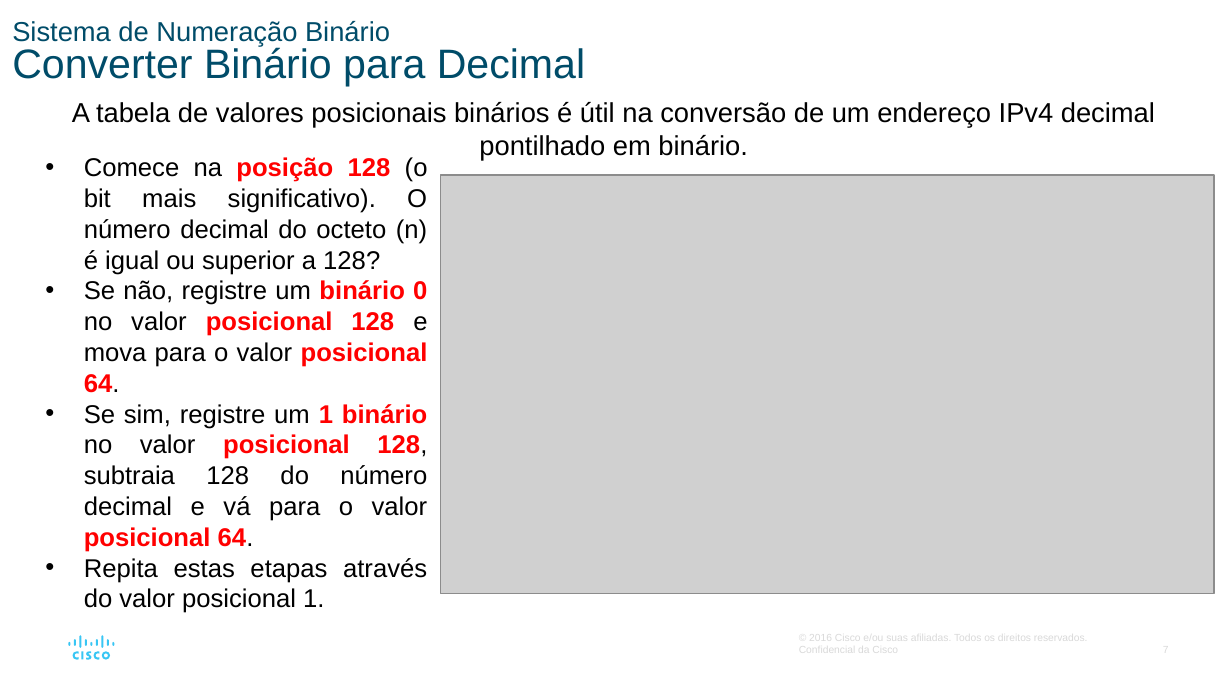
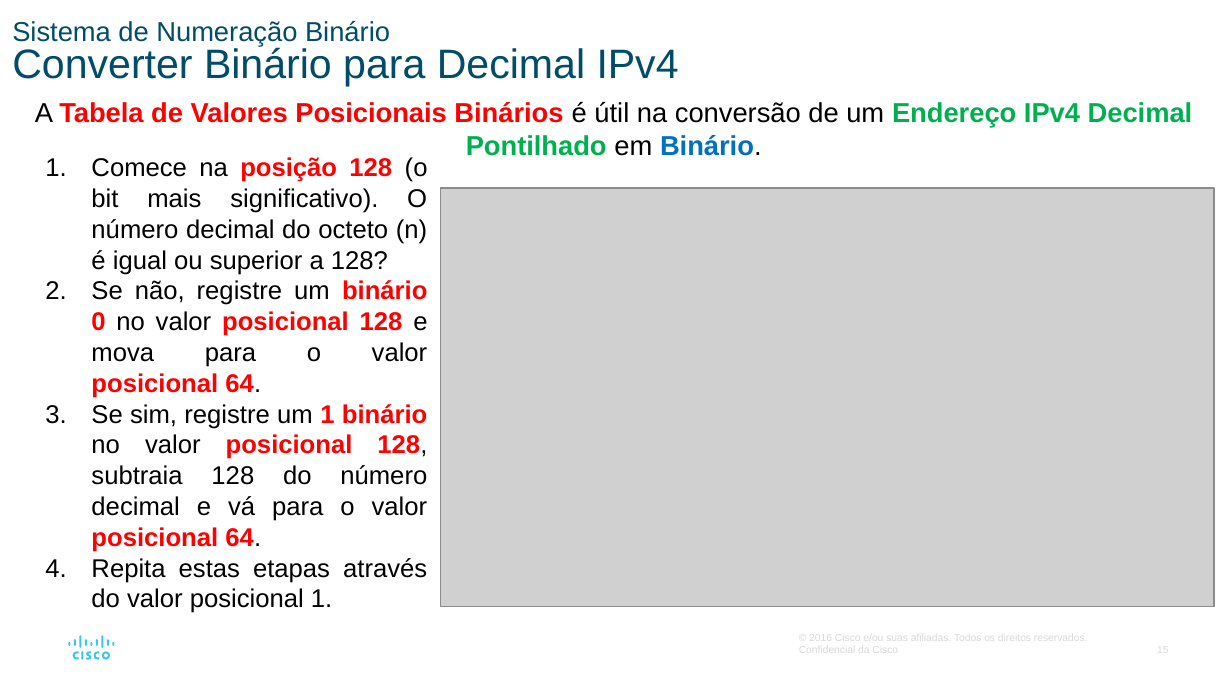
Before and after one commit to vaamonde/netacad, a slide deck: slide 15 of 02-CCNA-200-301-v7/01-CCNA-IntroducaoAsRedes-v7.02/01-Modulo01-PPTS/Modulo05-SistemaNumerico.pptx (slide 7 before the commit). Drawn at 1232x693 pixels with LibreOffice and Linux fonts; fonts in the diff are those of the drawing; grey boxes stand for pictures. Boxes give left, top, right and bottom in pixels: in the first picture for what was removed or moved away, otherwise in the second. Text is boxed around its words. In the diff, an @@ line names an element or a change of style, - is before the commit and + after.

```diff
--- a/02-CCNA-200-301-v7/01-CCNA-IntroducaoAsRedes-v7.02/01-Modulo01-PPTS/Modulo05-SistemaNumerico.pptx
+++ b/02-CCNA-200-301-v7/01-CCNA-IntroducaoAsRedes-v7.02/01-Modulo01-PPTS/Modulo05-SistemaNumerico.pptx
@@ title at (12, 21, 679, 86): text changed @@
-Sistema de Numeração Binário
-Converter Binário para Decimal
+Sistema de Numeração Binário
+Converter Binário para Decimal IPv4
@@ text at (35, 102, 1193, 156): text changed; text colour #000000 to #FF0000; bold on @@
-A tabela de valores posicionais binários é útil na conversão de um endereço IPv4 decimal pontilhado em binário.
+A Tabela de Valores Posicionais Binários é útil na conversão de um Endereço IPv4 Decimal Pontilhado em Binário.
@@ text "Comece na posição 128 (o ..." at (91, 157, 428, 613): bullet • to 1. @@
@@ picture: place and size @@
-picture at (441, 175, 1215, 594)
+picture at (441, 187, 1215, 606)
```
Also in this commit, not shown: 7 other slides changed, 15 slides added, 2 slides removed, 24 other files.
